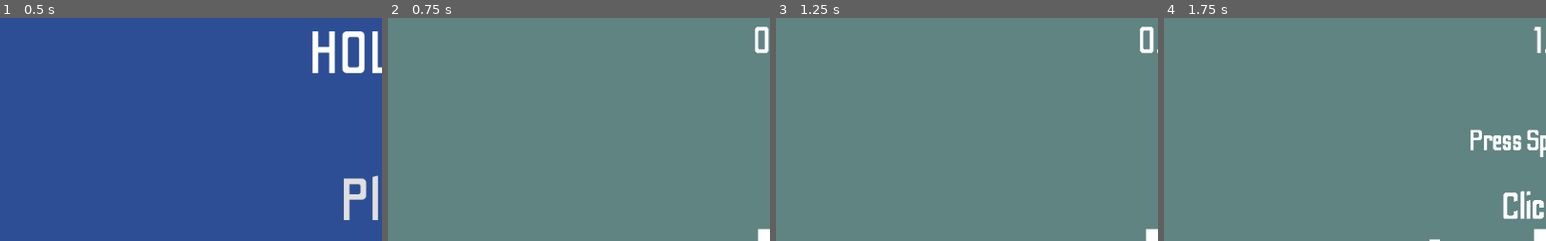
Above: before the commit, frames 1-4 (left to right).
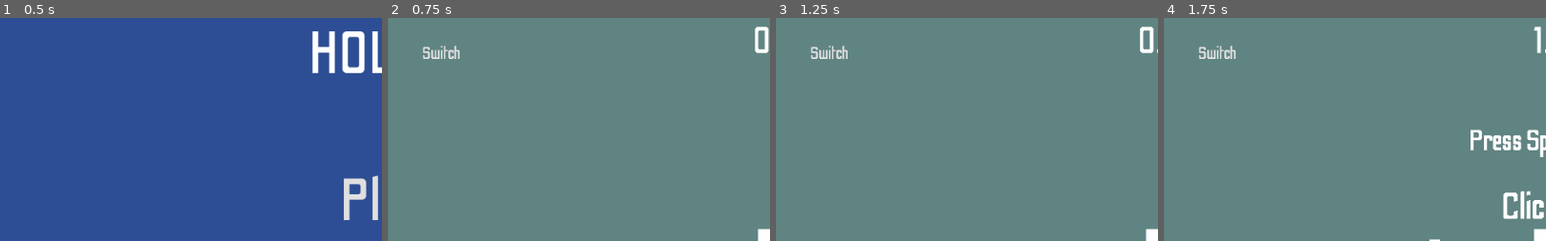
Above: after the commit, the same moments.

Repository: jonot-cyber/brackeys-game-jam-game-that-i-am-doing
Game: Godot game, scene res://Scenes/UI.tscn
Same seed, same stepped clock (60 frames per second), same inputs: the game is played once before the commit and once after it.
Inputs (mouse positions are % of the whole screen's width and height, from its top left):
- Up to frame 1 (0.5 s): no input
- Up to frame 2 (0.75 s): click "Play" at 0.5 s
- Up to frame 3 (1.25 s): no input
- Up to frame 4 (1.75 s): tap Enter at 1.25 s; move the mouse to (72, 45) at 1.27 s; click (72, 45) at 1.42 s; tap Space at 1.52 s
The pictures show only the part of the screen within x 0-50%, y 0-50%; the shares and areas given below are measured in that part.

Frame 1 is identical in both runs. In frame 2, 0.3% of the frame differs, in the area x 9-19%, y 12-19%; in frame 3, 0.3%; in frame 4, 0.3%.

Commit message:
Mobile
Now works with mobile!

Diff:
--- /dev/null
+++ b/Assets/SwitchStyle.tres
@@ -0,0 +1,4 @@
+[gd_resource type="StyleBoxFlat" format=2]
+
+[resource]
+bg_color = Color( 0.6, 0.6, 0.6, 0 )
--- a/Scenes/Objects/Player.tscn
+++ b/Scenes/Objects/Player.tscn
@@ -12,6 +12,7 @@
 [ext_resource path="res://Assets/Music/Checkpoint.wav" type="AudioStream" id=10]
 [ext_resource path="res://Assets/Music/MusicA.ogg" type="AudioStream" id=11]
 [ext_resource path="res://Scripts/Time.gd" type="Script" id=12]
+[ext_resource path="res://Assets/SwitchStyle.tres" type="StyleBox" id=13]
 
 [sub_resource type="RectangleShape2D" id=1]
 extents = Vector2( 48, 48 )
@@ -33,6 +34,10 @@
 size = 150
 font_data = ExtResource( 5 )
 
+[sub_resource type="DynamicFont" id=6]
+size = 70
+font_data = ExtResource( 5 )
+
 [node name="Player" type="KinematicBody2D"]
 script = ExtResource( 1 )
 
@@ -50,7 +55,7 @@
 
 [node name="Background" type="Sprite" parent="."]
 modulate = Color( 0.376471, 0.517647, 0.509804, 1 )
-position = Vector2( 5000, 5000 )
+position = Vector2( 5006.51, 5000 )
 scale = Vector2( 1e+07, 1e+06 )
 z_index = -2
 texture = ExtResource( 4 )
@@ -156,7 +161,24 @@
 [node name="BounceTimer" type="Timer" parent="Bounce"]
 wait_time = 0.5
 one_shot = true
+
+[node name="SwitchButton" type="Button" parent="."]
+margin_left = -1445.0
+margin_top = -821.0
+margin_right = -1199.0
+margin_bottom = -692.0
+custom_styles/hover = ExtResource( 13 )
+custom_styles/pressed = ExtResource( 13 )
+custom_styles/focus = ExtResource( 13 )
+custom_styles/normal = ExtResource( 13 )
+custom_fonts/font = SubResource( 6 )
+text = "Switch"
+flat = true
+__meta__ = {
+"_edit_use_anchors_": false
+}
 [connection signal="timeout" from="Respawn" to="." method="_on_Respawn_timeout"]
 [connection signal="timeout" from="Label/TextFade" to="Label" method="_on_TextFade_timeout"]
 [connection signal="timeout" from="Time/Second" to="Time" method="_on_Second_timeout"]
 [connection signal="timeout" from="Bounce/BounceTimer" to="." method="bounce_timeout"]
+[connection signal="pressed" from="SwitchButton" to="." method="_on_SwitchButton_pressed"]
--- a/Scenes/Play.tscn
+++ b/Scenes/Play.tscn
@@ -24,6 +24,10 @@
 0/tile_mode = 0
 0/occluder_offset = Vector2( 0, 0 )
 0/navigation_offset = Vector2( 0, 0 )
+0/shape_offset = Vector2( 0, 0 )
+0/shape_transform = Transform2D( 1, 0, 0, 1, 0, 0 )
+0/shape_one_way = false
+0/shape_one_way_margin = 0.0
 0/shapes = [  ]
 0/z_index = 0
 1/name = "Red Block"
@@ -34,6 +38,11 @@
 1/tile_mode = 0
 1/occluder_offset = Vector2( 0, 0 )
 1/navigation_offset = Vector2( 0, 0 )
+1/shape_offset = Vector2( 0, 0 )
+1/shape_transform = Transform2D( 1, 0, 0, 1, 0, 0 )
+1/shape = SubResource( 1 )
+1/shape_one_way = false
+1/shape_one_way_margin = 1.0
 1/shapes = [ {
 "autotile_coord": Vector2( 0, 0 ),
 "one_way": false,
@@ -50,6 +59,11 @@
 2/tile_mode = 0
 2/occluder_offset = Vector2( 0, 0 )
 2/navigation_offset = Vector2( 0, 0 )
+2/shape_offset = Vector2( 0, 0 )
+2/shape_transform = Transform2D( 1, 0, 0, 1, 0, 0 )
+2/shape = SubResource( 2 )
+2/shape_one_way = false
+2/shape_one_way_margin = 1.0
 2/shapes = [ {
 "autotile_coord": Vector2( 0, 0 ),
 "one_way": false,
@@ -66,6 +80,10 @@
 3/tile_mode = 0
 3/occluder_offset = Vector2( 0, 0 )
 3/navigation_offset = Vector2( 0, 0 )
+3/shape_offset = Vector2( 0, 0 )
+3/shape_transform = Transform2D( 1, 0, 0, 1, 0, 0 )
+3/shape_one_way = false
+3/shape_one_way_margin = 0.0
 3/shapes = [  ]
 3/z_index = 0
 4/name = "Blue Dots"
@@ -76,6 +94,10 @@
 4/tile_mode = 0
 4/occluder_offset = Vector2( 0, 0 )
 4/navigation_offset = Vector2( 0, 0 )
+4/shape_offset = Vector2( 0, 0 )
+4/shape_transform = Transform2D( 1, 0, 0, 1, 0, 0 )
+4/shape_one_way = false
+4/shape_one_way_margin = 0.0
 4/shapes = [  ]
 4/z_index = 0
 
--- a/Scripts/PlayerController.gd
+++ b/Scripts/PlayerController.gd
@@ -83,7 +83,7 @@
 	direction = Vector2(0,0)
 	position = get_node("../Spawn").position
 
-func _input(event):
+func _unhandled_input(event):
 	if event is InputEventMouseButton and event.button_index == BUTTON_LEFT:
 		if not dragState:
 			dragState = true
@@ -121,3 +121,7 @@
 
 func bounce_timeout():
 	bounce.emitting = false
+
+
+func _on_SwitchButton_pressed():
+	emit_signal("switch")
Not shown: 1 places in Scenes/Objects/Player.tscn that only renumber resources
